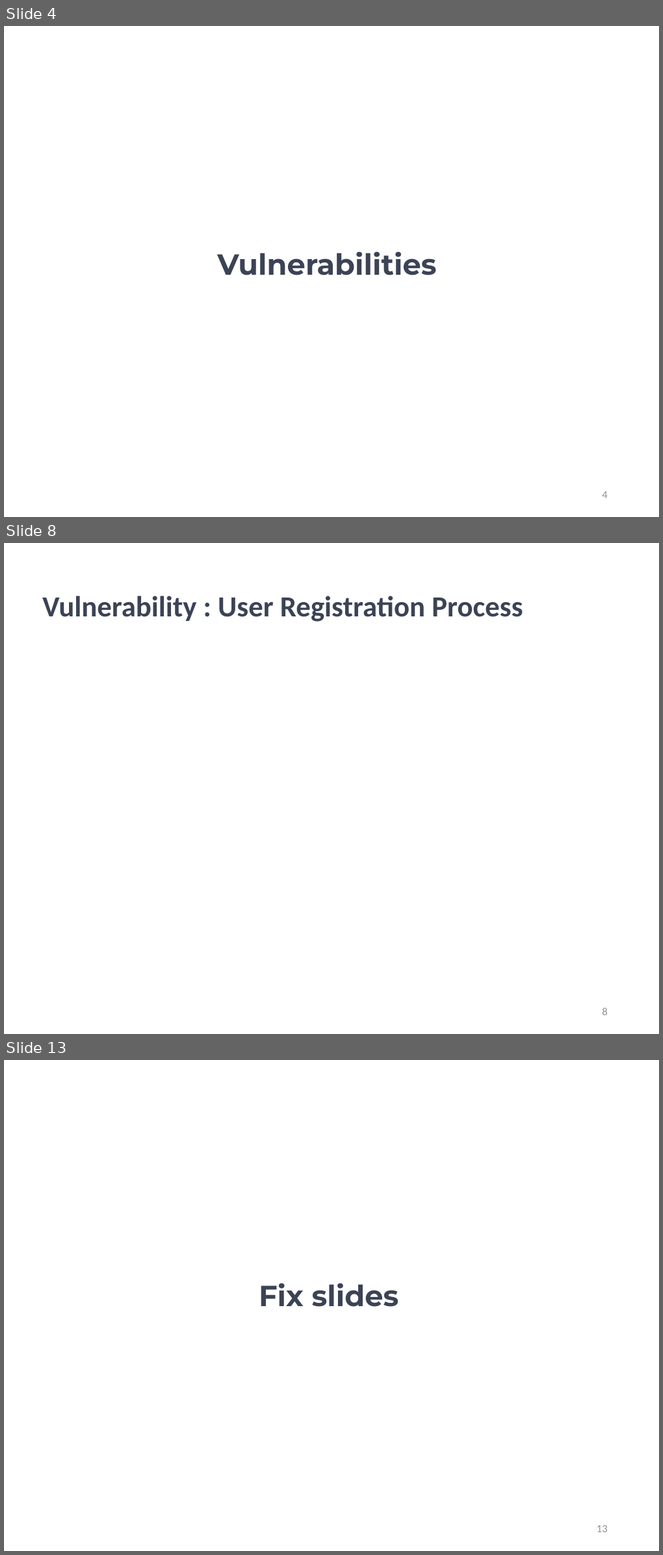
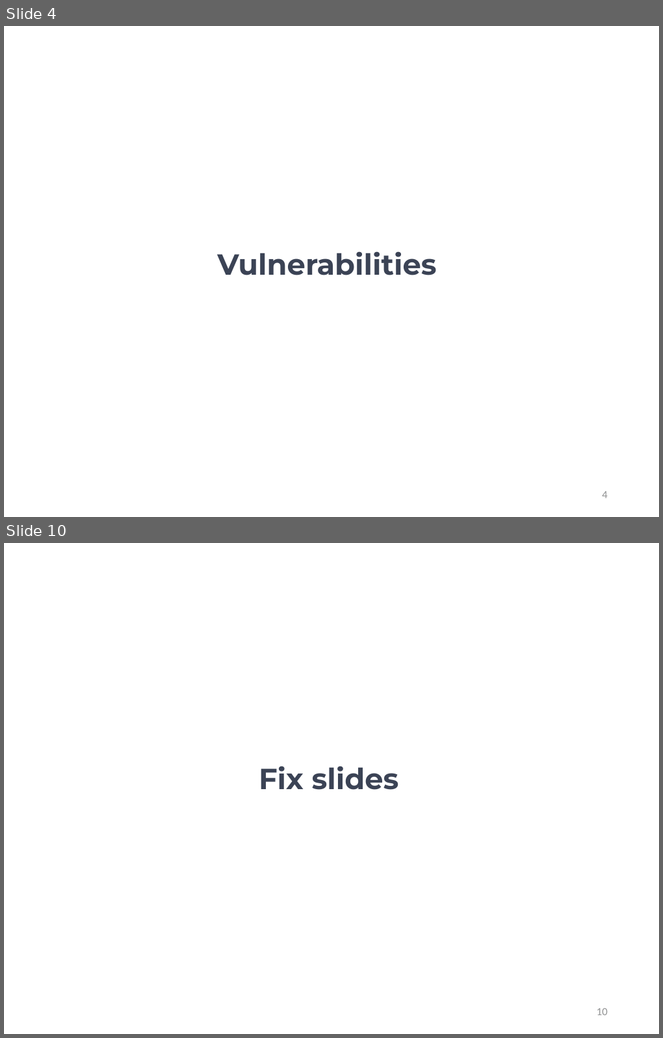
Before and after one commit to kwuerl/secure-coding-team-8, a slide deck: presentations/Phase3.ppt. Shown one above the other, each under a label of ours: slides 4, 8 and 13 before the commit, slides 4 and 10 after it; the slides between them are not shown. The pictures are 663x1555 and 663x1038 pixels, drawn with LibreOffice and Linux fonts; fonts in the diff are those of the drawing; background and template pictures are left out. Boxes give left, top, right and bottom in pixels: in the first picture for what was removed or moved away, otherwise in the second. Text is boxed around its words. In the diff, an @@ line names an element or a change of style, - is before the commit and + after.

```diff
--- a/presentations/Phase3.ppt
+++ b/presentations/Phase3.ppt
@@ slide 8 removed at <box>4,543,659,1034</box>, background picture (left out) @@
@@ title removed at <box>42,596,523,622</box> @@
-Vulnerability : User Registration Process
@@ page number removed at <box>602,1008,607,1016</box> @@
-8
@@ what was slide 13 is now slide 10 @@
@@ page number at <box>597,1008,608,1016</box>: text changed @@
-13
+10
```
Also in this commit, not shown: 3 slides changed, 3 slides added, 5 other slides removed.
